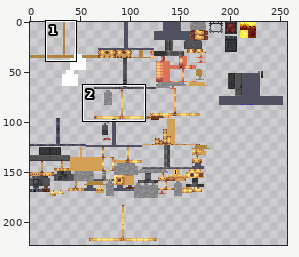
Sprite sheet, stored at src/main/resources/assets/cgs/textures/guns/gatling/gatling.png. The picture above shows the old version from afar; the outline marks the close-up.
Close-up. Before:
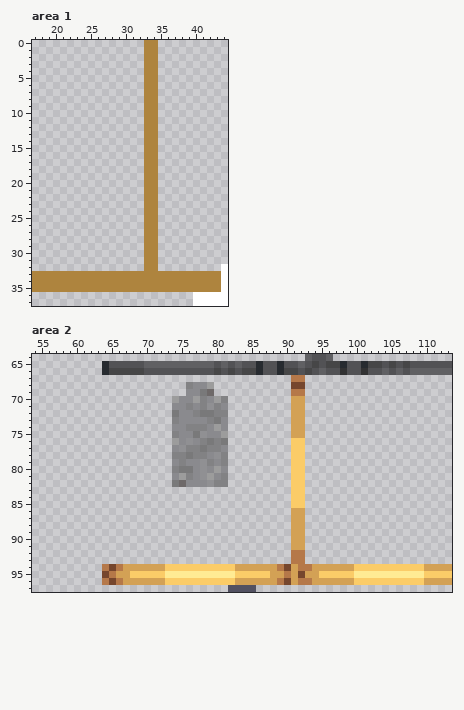
The file is 512x512 pixels. Colours within 5 levels of each other are drawn and written as one. Shown: area 1: x 17..44, y 0..37; area 2: x 54..113, y 64..97. The wide view leaves out empty margins.
Now the later version:
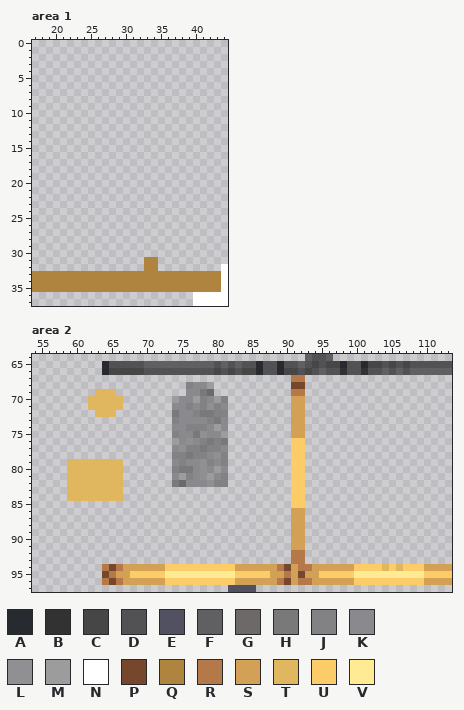
Palette (. is transparent): A #272b30  B #323233  C #464647  D #525255  E #525161  F #606063  G #6e6969  H #79797a  J #828284  K #8a8a8e  L #909093  M #9c9c9c  N #ffffff  P #76462d  Q #ae843e  R #b57849  S #d3a155  T #e0b75e  U #fbcc68  V #ffeb94
The edit:
Changed rows in their new state; - is an unchanged pixel.
Area 1:
first column x 33:
 0 ..
 1 ..
 2 ..
 3 ..
 4 ..
 5 ..
 6 ..
 7 ..
 8 ..
 9 ..
10 ..
11 ..
12 ..
13 ..
14 ..
15 ..
16 ..
17 ..
18 ..
19 ..
20 ..
21 ..
22 ..
23 ..
24 ..
25 ..
26 ..
27 ..
28 ..
29 ..
30 ..
Area 2:
first column x 62:
69 -TTT-
70 TTTTT
71 TTTTT
72 -TTT-
first column x 59:
79 TTTTTTTT
80 TTTTTTTT
81 TTTTTTTT
82 TTTTTTTT
83 TTTTTTTT
84 TTTTTTTT
first column x 104:
94 T-T
Pixel boxes of the changes (left, top, right, bottom) in both close-ups:
erased: (144, 40, 158, 257)
added: (88, 389, 123, 417)
added: (67, 459, 123, 501)
changed: (382, 564, 403, 571)
